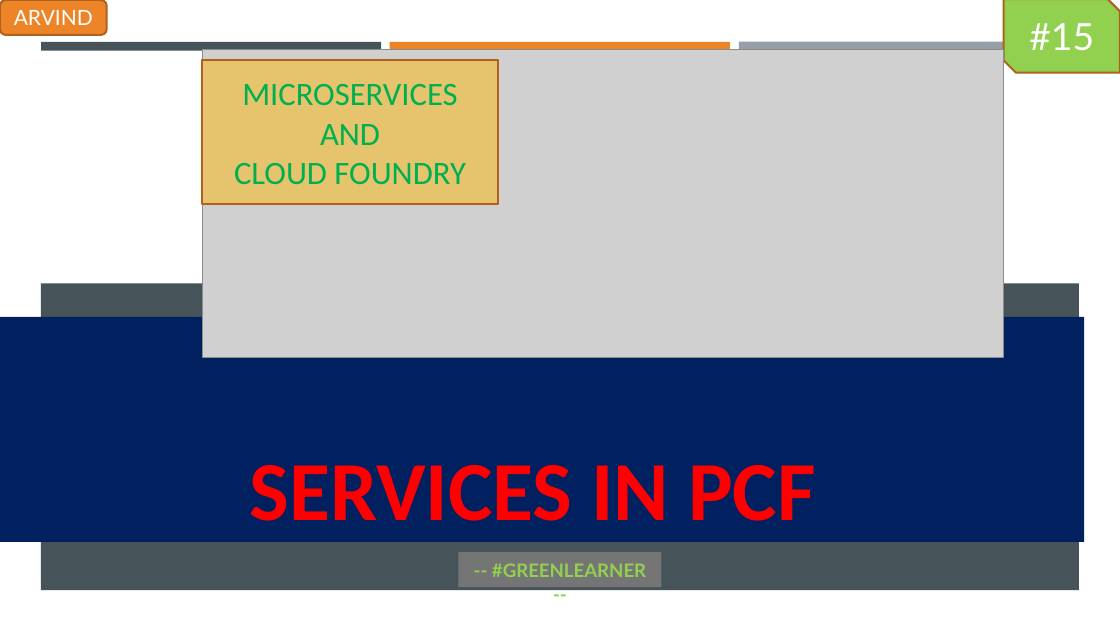
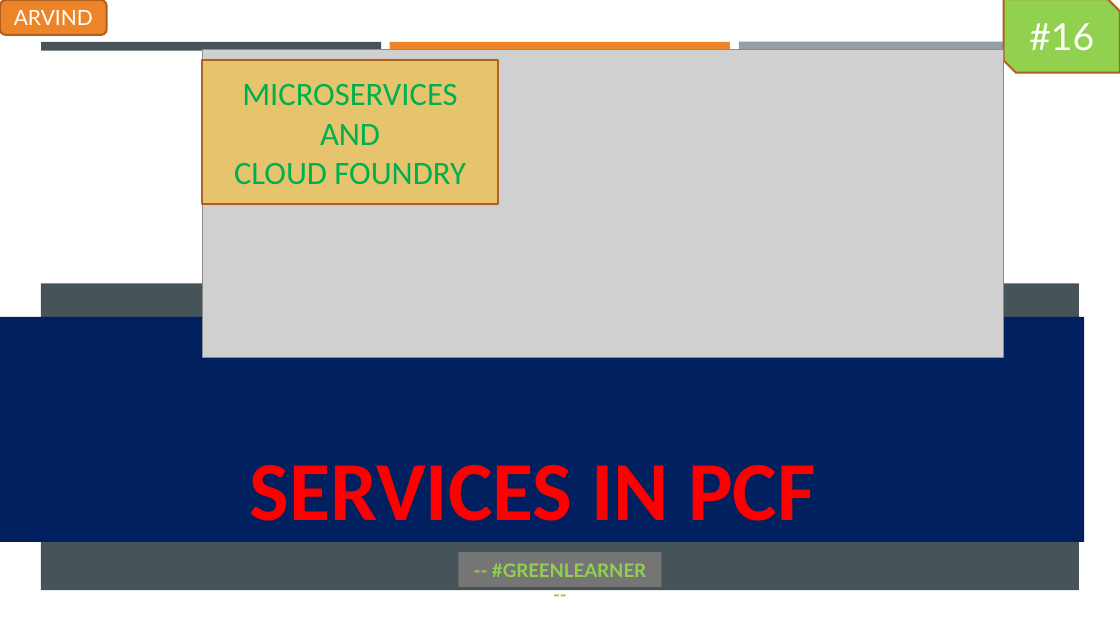
Before and after one commit to codefarm0/PivotalCloudFoundry, a slide deck: slide 47 of PCF.pptx (slide 44 before the commit). Drawn at 1120x630 pixels with LibreOffice and Linux fonts; fonts in the diff are those of the drawing; grey boxes stand for pictures; background and template pictures are left out. Boxes give left, top, right and bottom in pixels: in the first picture for what was removed or moved away, otherwise in the second. Text is boxed around its words. In the diff, an @@ line names an element or a change of style, - is before the commit and + after.

```diff
--- a/PCF.pptx
+++ b/PCF.pptx
@@ text in snip diag rect at (x1=1029, y1=23, x2=1094, y2=51): text changed @@
-#15
+#16
```
Also in this commit, not shown: 1 other slide changed, 3 slides added, 2 other files.
